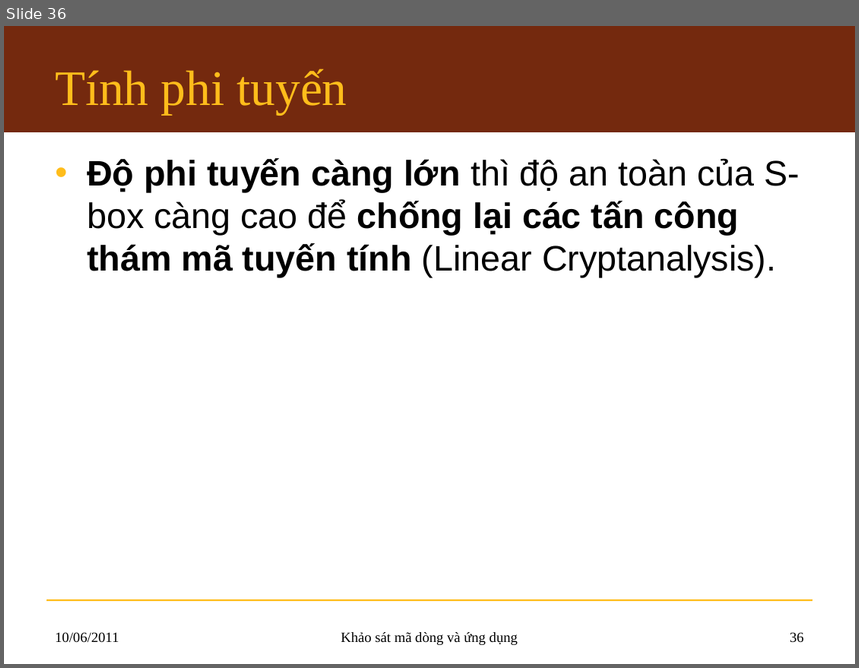
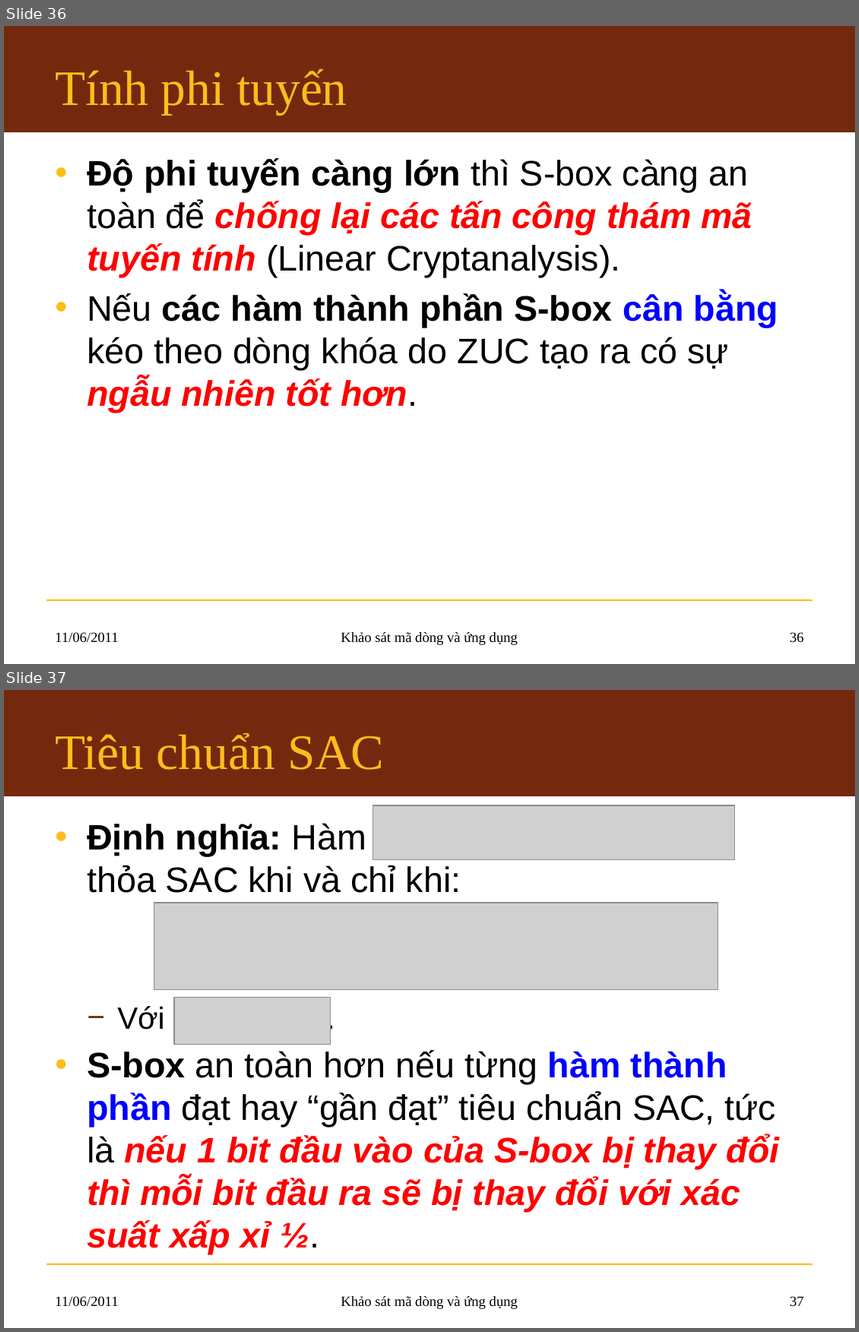
Before and after one commit to hemprasad/lvmm-sc, a slide deck: 7.Slide/KLTN_Slide.pptx. Shown one above the other, each under a label of ours: slide 36 before the commit, slides 36 and 37 after it. The pictures are 859x668 and 859x1332 pixels, drawn with LibreOffice and Linux fonts; fonts in the diff are those of the drawing; grey boxes stand for pictures; background and template pictures are left out. Boxes give left, top, right and bottom in pixels: in the first picture for what was removed or moved away, otherwise in the second. Text is boxed around its words. In the diff, an @@ line names an element or a change of style, - is before the commit and + after.

```diff
--- a/7.Slide/KLTN_Slide.pptx
+++ b/7.Slide/KLTN_Slide.pptx
@@ slide 37 added at (x1=4, y1=690, x2=855, y2=1328), background #FFFFFF; not listed: 2 template elements that a slide beside it also shows @@
@@ title added at (x1=55, y1=733, x2=384, y2=770), 42 pt, text #FFBD1B @@
+Tiêu chuẩn SAC
@@ text added at (x1=87, y1=823, x2=780, y2=1255), 30 pt, text #000000, bold @@
+• Định nghĩa: Hàm thỏa SAC khi và chỉ khi:
+  − Với .
+• S-box an toàn hơn nếu từng hàm thành phần đạt hay “gần đạt” tiêu chuẩn SAC, tức là nếu 1 bit đầu vào của S-box bị thay đổi thì mỗi bit đầu ra sẽ bị thay đổi với xác suất xấp xỉ ½.
@@ picture added at (x1=373, y1=806, x2=734, y2=860) @@
@@ picture added at (x1=154, y1=903, x2=718, y2=989) @@
@@ picture added at (x1=174, y1=997, x2=330, y2=1044) @@
@@ text added at (x1=55, y1=1296, x2=118, y2=1307), 12 pt, text #000000 @@
+11/06/2011
@@ text added at (x1=341, y1=1296, x2=518, y2=1309), 12 pt, text #000000 @@
+Khảo sát mã dòng và ứng dụng
@@ page number added at (x1=790, y1=1296, x2=804, y2=1306), 12 pt, text #000000 @@
+37
@@ slide 36 changed as well @@
@@ text at (x1=87, y1=158, x2=778, y2=413): text changed @@
-• Độ phi tuyến càng lớn thì độ an toàn của S-box càng cao để chống lại các tấn công thám mã tuyến tính (Linear Cryptanalysis).
+• Độ phi tuyến càng lớn thì S-box càng an toàn để chống lại các tấn công thám mã tuyến tính (Linear Cryptanalysis).
+• Nếu các hàm thành phần S-box cân bằng kéo theo dòng khóa do ZUC tạo ra có sự ngẫu nhiên tốt hơn.
@@ text at (x1=55, y1=632, x2=118, y2=643): text changed @@
-10/06/2011
+11/06/2011
```
Also in this commit, not shown: 35 other slides changed.
